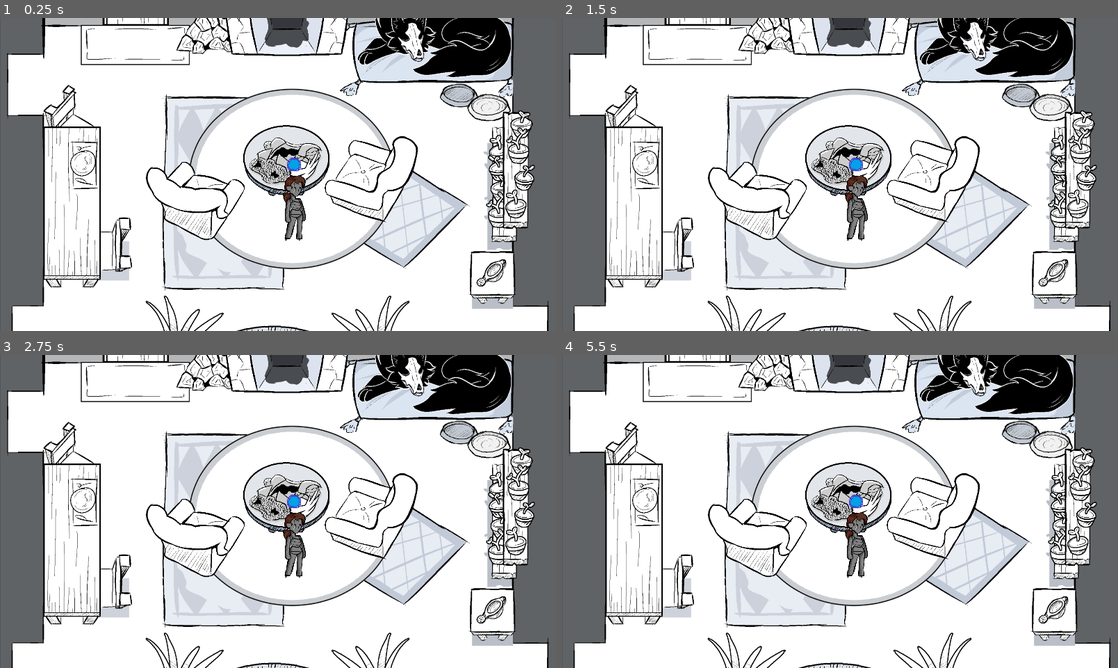
Above: before the commit, frames 1-4 (two rows, left to right).
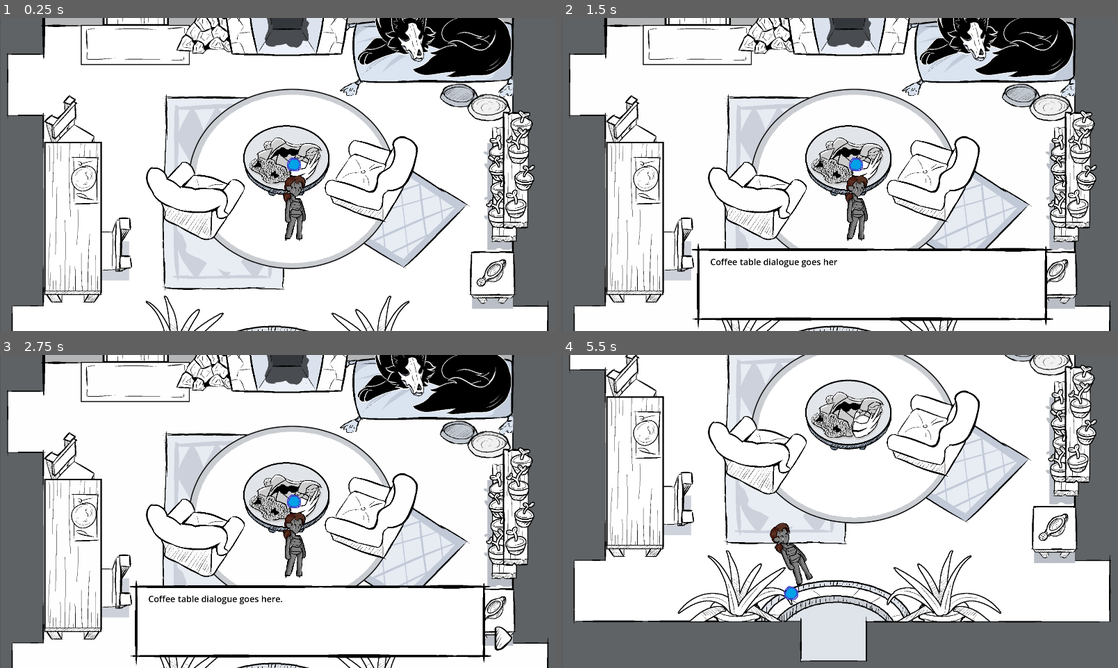
Above: after the commit, the same moments.

Repository: Jigamaree/Witchs-Orders
Game: Godot game, scene res://Scenes/Room_Lounge.tscn
The game is run twice, just before and just after one commit, with the same random seed, the same clock (stepped at 60 frames per second) and the same inputs. This scene is started directly instead of the project's main scene.
Inputs:
- Up to frame 1 (0.25 s): no input
- Up to frame 2 (1.5 s): tap Enter (ui_accept) at 0.5, 0.77 s; hold Right (ui_right) 0.53-1.28 s; hold Down (ui_down) from 1.28 s (still down)
- Up to frame 3 (2.75 s): tap Enter (ui_accept) at 1.52 s; release Down (ui_down) at 2.03 s; hold Right (ui_right) from 2.03 s (still down)
- Up to frame 4 (5.5 s): tap Enter (ui_accept) at 2.75, 3.02, 3.77, 4.52 s; release Right (ui_right) at 2.78 s; hold Up (ui_up) 2.78-3.53 s; hold Left (ui_left) 3.53-5.03 s; hold Down (ui_down) from 5.03 s (still down)

The runs differ from the first frame. In frame 1, 2.3% of the frame differs, in the area x 7-19%, y 21-92%; in frame 2, 5.7%; in frame 3, 5.8%; in frame 4, 50%, in the area x 1-99%, y 0-100%.

Commit message:
Lounge now has all its interactable points. Updated lounge code so Ignus' stuff gets called seperately.

Diff:
--- a/Scenes/Room_Lounge.tscn
+++ b/Scenes/Room_Lounge.tscn
@@ -2,7 +2,6 @@
 
 [ext_resource type="Script" uid="uid://cauloromvxmpy" path="res://Scripts/RoomScripts/room_lounge.gd" id="1_bmw2n"]
 [ext_resource type="Texture2D" uid="uid://effp1yy4fuga" path="res://Assets/Backgrounds/LoungeFinal.png" id="2_14xkm"]
-[ext_resource type="Texture2D" uid="uid://b2nismuyicpjk" path="res://Assets/InScene Items/Living - Dining Chair.png" id="3_4i1u2"]
 [ext_resource type="Texture2D" uid="uid://bh37afxrnoa2t" path="res://Assets/InScene Items/Living - Dining Table.png" id="4_8fksp"]
 [ext_resource type="PackedScene" uid="uid://dmkvvkru1sug5" path="res://Scenes/AssetScenes/Door_Default.tscn" id="4_u2gad"]
 [ext_resource type="Texture2D" uid="uid://dk5jwgbckp32k" path="res://Assets/InScene Items/Living - Coffee Table.png" id="5_1v1ye"]
@@ -15,7 +14,8 @@
 [ext_resource type="PackedScene" uid="uid://cbuw6o5y7vsaw" path="res://Scenes/AssetScenes/dynamicInteractableObject.tscn" id="10_8fksp"]
 [ext_resource type="Texture2D" uid="uid://cnnbf2gdu2wel" path="res://Assets/InScene Items/Living - WateringCan.png" id="10_gimoh"]
 [ext_resource type="Texture2D" uid="uid://dw0xn8yvcj1lx" path="res://Assets/Ignus/I3.png" id="10_iab8o"]
-[ext_resource type="Script" uid="uid://kmlimlxdg6xn" path="res://Scripts/ignus_script.gd" id="11_83a4s"]
+[ext_resource type="Script" uid="uid://tx4cyamkswoj" path="res://Scripts/dynamicInteractableObject.gd" id="15_83a4s"]
+[ext_resource type="PackedScene" uid="uid://b7p2es7o1w6co" path="res://Scenes/AssetScenes/interactableObject.tscn" id="16_83a4s"]
 
 [sub_resource type="SpriteFrames" id="SpriteFrames_p7tcv"]
 animations = [{
@@ -61,8 +61,41 @@
 [sub_resource type="RectangleShape2D" id="RectangleShape2D_g55x0"]
 size = Vector2(220, 50)
 
+[sub_resource type="RectangleShape2D" id="RectangleShape2D_1wael"]
+size = Vector2(184, 594)
+
+[sub_resource type="RectangleShape2D" id="RectangleShape2D_iqwas"]
+size = Vector2(192.5, 418)
+
 [sub_resource type="RectangleShape2D" id="RectangleShape2D_w5ms4"]
 size = Vector2(101, 89)
+
+[sub_resource type="RectangleShape2D" id="RectangleShape2D_dc0ri"]
+size = Vector2(153, 387)
+
+[sub_resource type="RectangleShape2D" id="RectangleShape2D_vjrxh"]
+size = Vector2(191, 203)
+
+[sub_resource type="RectangleShape2D" id="RectangleShape2D_l2oui"]
+size = Vector2(143, 166)
+
+[sub_resource type="RectangleShape2D" id="RectangleShape2D_g0yjp"]
+size = Vector2(217, 428)
+
+[sub_resource type="RectangleShape2D" id="RectangleShape2D_kh7kr"]
+size = Vector2(230, 111)
+
+[sub_resource type="RectangleShape2D" id="RectangleShape2D_cigei"]
+size = Vector2(540, 304)
+
+[sub_resource type="RectangleShape2D" id="RectangleShape2D_jx5iv"]
+size = Vector2(529.5, 392)
+
+[sub_resource type="RectangleShape2D" id="RectangleShape2D_qadt7"]
+size = Vector2(293, 175)
+
+[sub_resource type="RectangleShape2D" id="RectangleShape2D_admn8"]
+size = Vector2(167, 157)
 
 [node name="RoomLounge" type="Node2D" unique_id=1548855678]
 script = ExtResource("1_bmw2n")
@@ -78,19 +111,6 @@
 
 [node name="BasicRoomItems" type="Node2D" parent="." unique_id=1711800554]
 
-[node name="DiningChair" type="Sprite2D" parent="BasicRoomItems" unique_id=664680797]
-visibility_layer = 16
-z_index = 1
-position = Vector2(240, 85)
-texture = ExtResource("3_4i1u2")
-flip_h = true
-
-[node name="DiningTable" type="Sprite2D" parent="BasicRoomItems" unique_id=2025055171]
-visibility_layer = 16
-z_index = 1
-position = Vector2(251, 371)
-texture = ExtResource("4_8fksp")
-
 [node name="FrontPlantRight" type="Sprite2D" parent="BasicRoomItems" unique_id=930509795]
 visibility_layer = 16
 z_index = 1
@@ -117,7 +137,6 @@
 scale = Vector2(1.08, 1.08)
 sprite_frames = SubResource("SpriteFrames_p7tcv")
 frame_progress = 0.8909457
-script = ExtResource("11_83a4s")
 
 [node name="Doors" type="Node2D" parent="." unique_id=122717315]
 
@@ -204,6 +223,7 @@
 
 [node name="CoffeeTableArea" parent="DynamicRoomItems" unique_id=1596629692 instance=ExtResource("10_8fksp")]
 position = Vector2(647.6552, 81.99347)
+objectName = "CoffeeTable"
 
 [node name="ObjectInteract" parent="DynamicRoomItems/CoffeeTableArea" index="0" unique_id=1854910098]
 position = Vector2(348.0086, 126.00653)
@@ -221,18 +241,47 @@
 position = Vector2(346.3448, 118.00653)
 shape = SubResource("RectangleShape2D_g55x0")
 
-[node name="DiningTableArea" parent="DynamicRoomItems" unique_id=1298040729 instance=ExtResource("10_8fksp")]
+[node name="DiningTableArea" type="Area2D" parent="DynamicRoomItems" unique_id=1831674351]
+position = Vector2(160, 0)
+script = ExtResource("15_83a4s")
+
+[node name="ObjectInteract" type="CollisionShape2D" parent="DynamicRoomItems/DiningTableArea" unique_id=228846971]
+position = Vector2(92, 398)
+shape = SubResource("RectangleShape2D_1wael")
+
+[node name="Sprite2D" type="Sprite2D" parent="DynamicRoomItems/DiningTableArea" unique_id=1757181948]
+position = Vector2(94, 343)
+texture = ExtResource("4_8fksp")
+
+[node name="Sprite2D2" type="Sprite2D" parent="DynamicRoomItems/DiningTableArea" unique_id=899820745]
+position = Vector2(94, 343)
+texture = ExtResource("4_8fksp")
+
+[node name="StaticBody2D" type="StaticBody2D" parent="DynamicRoomItems/DiningTableArea" unique_id=1120535145]
+
+[node name="Collision" type="CollisionShape2D" parent="DynamicRoomItems/DiningTableArea/StaticBody2D" unique_id=515656356]
+position = Vector2(93.75, 363)
+shape = SubResource("RectangleShape2D_iqwas")
+debug_color = Color(0.7095001, 1.92523e-07, 0.3373963, 0.41960785)
 
 [node name="Collisions" type="Node2D" parent="." unique_id=547089238]
 
 [node name="Table" type="StaticBody2D" parent="Collisions" unique_id=1562978724]
-position = Vector2(-1542, -804)
+position = Vector2(1609, 527)
 
 [node name="CollisionShape2D" type="CollisionShape2D" parent="Collisions/Table" unique_id=1300681949]
-position = Vector2(3245.5, 1405.5)
+position = Vector2(95, 65)
 shape = SubResource("RectangleShape2D_w5ms4")
 debug_color = Color(0.98255795, 0, 0.3653197, 0.41960785)
 
+[node name="Saplings" type="StaticBody2D" parent="Collisions" unique_id=1838406019]
+position = Vector2(1609, 527)
+
+[node name="CollisionShape2D" type="CollisionShape2D" parent="Collisions/Saplings" unique_id=1848463618]
+position = Vector2(133.5, -238.5)
+shape = SubResource("RectangleShape2D_dc0ri")
+debug_color = Color(0.98255795, 0, 0.3653197, 0.41960785)
+
 [node name="fallbackMarker" type="Marker2D" parent="." unique_id=1393730870 groups=["fallback"]]
 position = Vector2(911, 258)
 
@@ -248,13 +297,87 @@
 position = Vector2(957, 543)
 
 [node name="RoomBoundary" type="StaticBody2D" parent="." unique_id=1165903164]
+
+[node name="CollisionPolygon2D" type="CollisionPolygon2D" parent="RoomBoundary" unique_id=1499209645]
 visible = false
-
-[node name="CollisionPolygon2D" type="CollisionPolygon2D" parent="RoomBoundary" unique_id=1499209645]
 position = Vector2(32.453953, -711.8154)
 scale = Vector2(0.98249316, 1.5342343)
 build_mode = 1
 polygon = PackedVector2Array(122.69403, 175.86325, 124.729675, 315.3465, 1.573597, 317.30188, -2.4976768, 499.15155, 11 …(254 unchanged characters)…
+
+[node name="Interactions" type="Node2D" parent="." unique_id=1972391190]
+
+[node name="Dishes" parent="Interactions" unique_id=999972565 instance=ExtResource("16_83a4s")]
+position = Vector2(162, 153)
+objectName = "Dishes"
+
+[node name="ObjectInteract" parent="Interactions/Dishes" index="0" unique_id=1854910098]
+position = Vector2(92, 108)
+shape = SubResource("RectangleShape2D_vjrxh")
+
+[node name="WateringCanTable" parent="Interactions" unique_id=968149001 instance=ExtResource("16_83a4s")]
+position = Vector2(1634, 527)
+objectName = "WateringCanTable"
+
+[node name="ObjectInteract" parent="Interactions/WateringCanTable" index="0" unique_id=1854910098]
+position = Vector2(69.5, 83)
+shape = SubResource("RectangleShape2D_l2oui")
+
+[node name="Saplings" parent="Interactions" unique_id=612306395 instance=ExtResource("16_83a4s")]
+position = Vector2(1686, 81)
+objectName = "Saplings"
+
+[node name="ObjectInteract" parent="Interactions/Saplings" index="0" unique_id=1854910098]
+visible = false
+position = Vector2(115.5, 194)
+shape = SubResource("RectangleShape2D_g0yjp")
+
+[node name="Bowls" parent="Interactions" unique_id=917674273 instance=ExtResource("16_83a4s")]
+position = Vector2(1513, -60)
+objectName = "Bowls"
+
+[node name="ObjectInteract" parent="Interactions/Bowls" index="0" unique_id=1854910098]
+position = Vector2(129, 62.5)
+shape = SubResource("RectangleShape2D_kh7kr")
+
+[node name="Ignus" parent="Interactions" unique_id=194977907 instance=ExtResource("16_83a4s")]
+position = Vector2(1234, -390)
+objectName = "Ignus"
+
+[node name="ObjectInteract" parent="Interactions/Ignus" index="0" unique_id=1854910098]
+position = Vector2(265, 164)
+shape = SubResource("RectangleShape2D_cigei")
+debug_color = Color(0.67304784, 0.35708997, 0.56563306, 0.41960785)
+
+[node name="Fireplace" parent="Interactions" unique_id=2122578221 instance=ExtResource("16_83a4s")]
+position = Vector2(1278, -306)
+objectName = "Fireplace"
+
+[node name="ObjectInteract" parent="Interactions/Fireplace" index="0" unique_id=1854910098]
+position = Vector2(-369.25, -55)
+shape = SubResource("RectangleShape2D_jx5iv")
+
+[node name="OtherChair" parent="Interactions" unique_id=1805032134 instance=ExtResource("16_83a4s")]
+position = Vector2(370, 434)
+objectName = "OtherChair"
+
+[node name="ObjectInteract" parent="Interactions/OtherChair" index="0" unique_id=1854910098]
+position = Vector2(-55.5, 59.5)
+shape = SubResource("RectangleShape2D_qadt7")
+
+[node name="WitchChair" parent="Interactions" unique_id=737301547 instance=ExtResource("16_83a4s")]
+position = Vector2(162, -11)
+objectName = "WitchChair"
+
+[node name="ObjectInteract" parent="Interactions/WitchChair" index="0" unique_id=1854910098]
+process_priority = 1
+process_physics_priority = 1
+z_index = 1
+position = Vector2(89.5, 62.5)
+shape = SubResource("RectangleShape2D_admn8")
+
+[connection signal="area_entered" from="DynamicRoomItems/DiningTableArea" to="DynamicRoomItems/DiningTableArea" method="_on_area_entered"]
+[connection signal="area_exited" from="DynamicRoomItems/DiningTableArea" to="DynamicRoomItems/DiningTableArea" method="_on_area_exited"]
 
 [editable path="Doors/StudyDoor_Area"]
 [editable path="Doors/Bedroom_DoorArea"]
@@ -263,4 +386,11 @@
 [editable path="DynamicRoomItems/ArmchairRightArea"]
 [editable path="DynamicRoomItems/ArmchairLeftArea"]
 [editable path="DynamicRoomItems/CoffeeTableArea"]
-[editable path="DynamicRoomItems/DiningTableArea"]
+[editable path="Interactions/Dishes"]
+[editable path="Interactions/WateringCanTable"]
+[editable path="Interactions/Saplings"]
+[editable path="Interactions/Bowls"]
+[editable path="Interactions/Ignus"]
+[editable path="Interactions/Fireplace"]
+[editable path="Interactions/OtherChair"]
+[editable path="Interactions/WitchChair"]
--- /dev/null
+++ b/Scripts/DialogueSystem/scripts_ignus.gd
@@ -0,0 +1,9 @@
+extends Node
+
+class_name IgnusConvos
+
+static var convos_Dict = {
+	"": {
+		1: { "speaker": "none", "dialogue": "Box munching dialogue goes here.", "end": true }
+		},
+}
--- /dev/null
+++ b/Scripts/DialogueSystem/scripts_lounge.gd
@@ -0,0 +1,49 @@
+extends Node
+
+class_name LoungeConvos
+
+static var convos_Dict = {
+	"": {
+		1: { "speaker": "none", "dialogue": "Hello! You didn't put a thing in!", "end": true }
+		},
+	"rightArmchair": {
+		1: { "speaker": "", "dialogue": "Right armchair dialogue goes here.", "end": true},
+		},
+
+	"leftArmchair": {
+		1: { "speaker": "", "dialogue": "Left armchair dialogue goes here.", "end": true},
+		},
+
+	"CoffeeTable": {
+		1: { "speaker": "", "dialogue": "Coffee table dialogue goes here.", "end": true},
+		},
+
+	"BubbleSink": {
+		1: { "speaker": "", "dialogue": "Bubbly sink dialogue goes here.", "end": true},
+		},
+
+	"WateringCanTable": {
+		1: { "speaker": "", "dialogue": "Watering can table dialogue goes here.", "end": true},
+		},
+
+	"Saplings": {
+		1: { "speaker": "", "dialogue": "Saplings shelf dialogue goes here.", "end": true},
+		},
+
+	"Bowls": {
+		1: { "speaker": "", "dialogue": "Bowls dialogue goes here.", "end": true},
+		},
+
+	"Fireplace": {
+		1: { "speaker": "", "dialogue": "Fireplace dialogue goes here.", "end": true},
+		},
+	"Dishes": {
+		1: { "speaker": "", "dialogue": "Dishes dialogue goes here.", "end": true},
+		},
+	"OtherChair": {
+		1: { "speaker": "", "dialogue": "Chair dialogue goes here.", "end": true},
+		},
+	"WitchChair": {
+		1: { "speaker": "", "dialogue": "Witch's chair dialogue goes here.", "end": true},
+		},
+}
--- a/Scripts/GlobalScripts/room_default.gd
+++ b/Scripts/GlobalScripts/room_default.gd
@@ -9,6 +9,7 @@
 var dialogue_instance: DialogueSystem
 var activity_on_first_entry = false
 
+var ignusConvoDict = IgnusConvos.convos_Dict
 var dialogueDictionary: Dictionary
 
 func _ready():
@@ -37,11 +38,14 @@
 		get_tree().paused = true
 
 func _on_start_dialogue(objectName: String):
+
 	if dialogue_instance:
 		return
-	if 	!dialogueDictionary.has(objectName):
+	elif 	!dialogueDictionary.has(objectName):
 		print("Couldn't find + '" + str(objectName) + "' in dict.")
-		return
+		objectName = ""
+
+
 	dialogue_instance = dialogue_overlay.instantiate()
 	#set conversation
 
--- a/Scripts/RoomScripts/room_lounge.gd
+++ b/Scripts/RoomScripts/room_lounge.gd
@@ -3,12 +3,17 @@
 @onready var upper_marker: 	Marker2D = $CameraThings/CameraMarkerUpper
 @onready var lower_marker: 	Marker2D = $CameraThings/CameraMarkerLower
 @onready var camera: 		Camera2D = $CameraThings/Camera2D
+@onready var ignusSprite: AnimatedSprite2D = $BasicRoomItems/LivingIgnus
+var loungeConvosDictionary = LoungeConvos.convos_Dict
 
 func _ready():
+	super._ready()
 	await get_tree().process_frame
-	if NavMan.last_scene == GlobalVariables.roomsInHouse.SLEEPYROOM:
+	if NavMan.last_scene == GlobalVariables.roomsInHouse.SLEEPYROOM or NavMan.last_scene == GlobalVariables.roomsInHouse.FRONT_DOOR or NavMan.last_scene == GlobalVariables.roomsInHouse.STUDY:
 		camera.global_position.y = lower_marker.global_position.y
-	super._ready()
+	else: camera.global_position.y = upper_marker.global_position.y
+	dialogueDictionary = LoungeConvos.convos_Dict
+	ignusSprite.play("default")
 
 func _process(_delta: float) -> void:
 	var target_y = player.global_position.y
@@ -20,3 +25,24 @@
 	)
 
 	camera.global_position.y = target_y
+
+func _on_start_dialogue(objectName: String):
+
+	if dialogue_instance:
+		return
+
+	if objectName == "Ignus":
+		dialogueDictionary = ignusConvoDict
+		objectName = ""
+		print("Special dialogue")
+	else: dialogueDictionary = loungeConvosDictionary
+
+	if 	!dialogueDictionary.has(objectName):
+		print("Couldn't find + '" + str(objectName) + "' in dict.")
+		objectName = ""
+		print("!!!")
+
+	dialogue_instance = dialogue_overlay.instantiate()
+
+	get_dialogue_entry(objectName)
+	add_child(dialogue_instance)
--- a/Scripts/ignus_script.gd
+++ /dev/null
@@ -1,4 +0,0 @@
-extends AnimatedSprite2D
-
-func _ready() -> void:
-	play()
--- a/project.godot
+++ b/project.godot
@@ -45,7 +45,7 @@
 "res://Scenes/": "gray",
 "res://Scenes/AssetScenes/": "red",
 "res://Scripts/": "blue",
-"res://Scripts/DialogueSystem/": "red",
+"res://Scripts/DialogueSystem/": "gray",
 "res://Scripts/GlobalScripts/": "gray",
 "res://Scripts/RoomScripts/": "green",
 "res://_SaveData/": "red"
Binary file changed: Assets/InScene Items/Living - Dining Table.png
Renamed: Scripts/ignus_script.gd.uid -> Scripts/DialogueSystem/scripts_ignus.gd.uid
Not shown, added: Scripts/DialogueSystem/scripts_lounge.gd.uid
